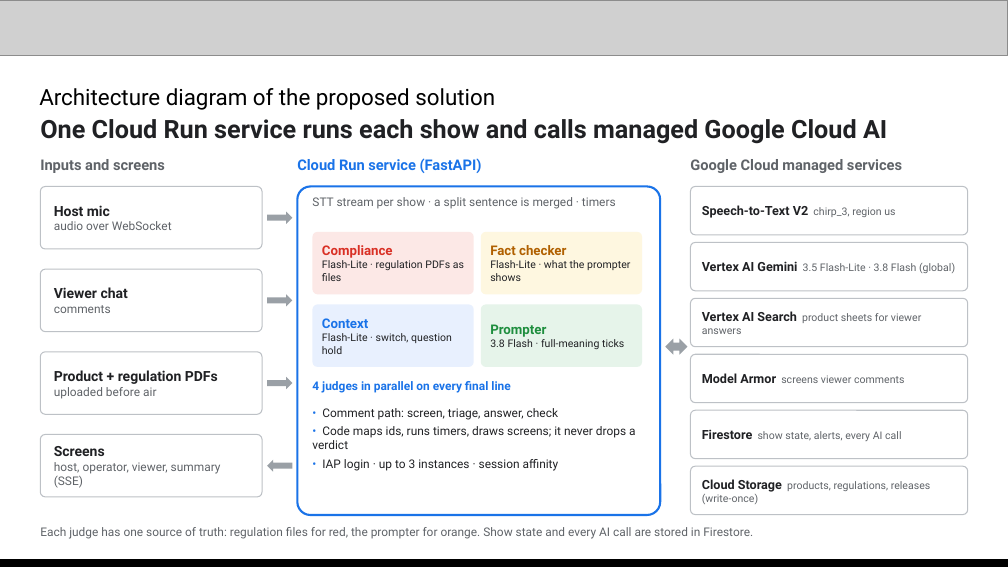
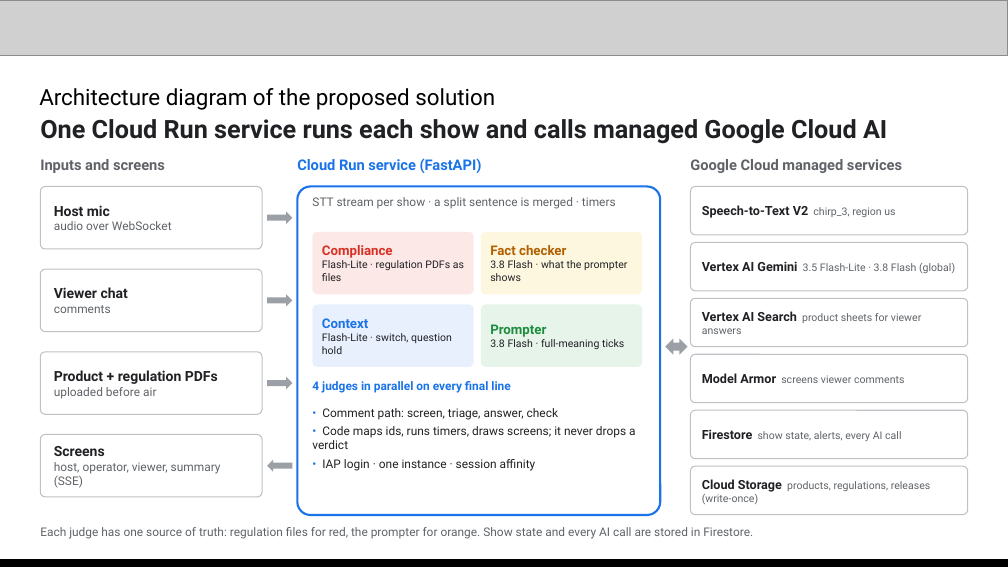
Before and after one commit to jwchoiKR/ai_builder_cup_uh, a slide deck: slide 7 of docs/decks/submission_1011.pptx. Drawn at 1008x567 pixels with LibreOffice and Linux fonts; fonts in the diff are those of the drawing; grey boxes stand for pictures. Boxes give left, top, right and bottom in pixels: in the first picture for what was removed or moved away, otherwise in the second. Text is boxed around its words. In the diff, an @@ line names an element or a change of style, - is before the commit and + after.

Commit message:
docs(decks): Update the submission deck to set 10 and 3.8 Flash
Performance slide on set 10 natural lines (96.3%, 0 false alerts,
judge call times), the fact checker on Gemini 3.8 Flash in the
architecture, technology and cost slides, one Cloud Run instance, and
the next steps after this round.

```diff
--- a/docs/decks/submission_1011.pptx
+++ b/docs/decks/submission_1011.pptx
@@ text in rounded rectangle at (490, 260, 627, 281): text changed @@
-Flash-Lite · what the prompter shows
+3.8 Flash · what the prompter shows
@@ text at (322, 459, 536, 471): text changed @@
-• IAP login · up to 3 instances · session affinity
+• IAP login · one instance · session affinity
```
Also in this commit, not shown: 5 other slides changed, 1 other file.
